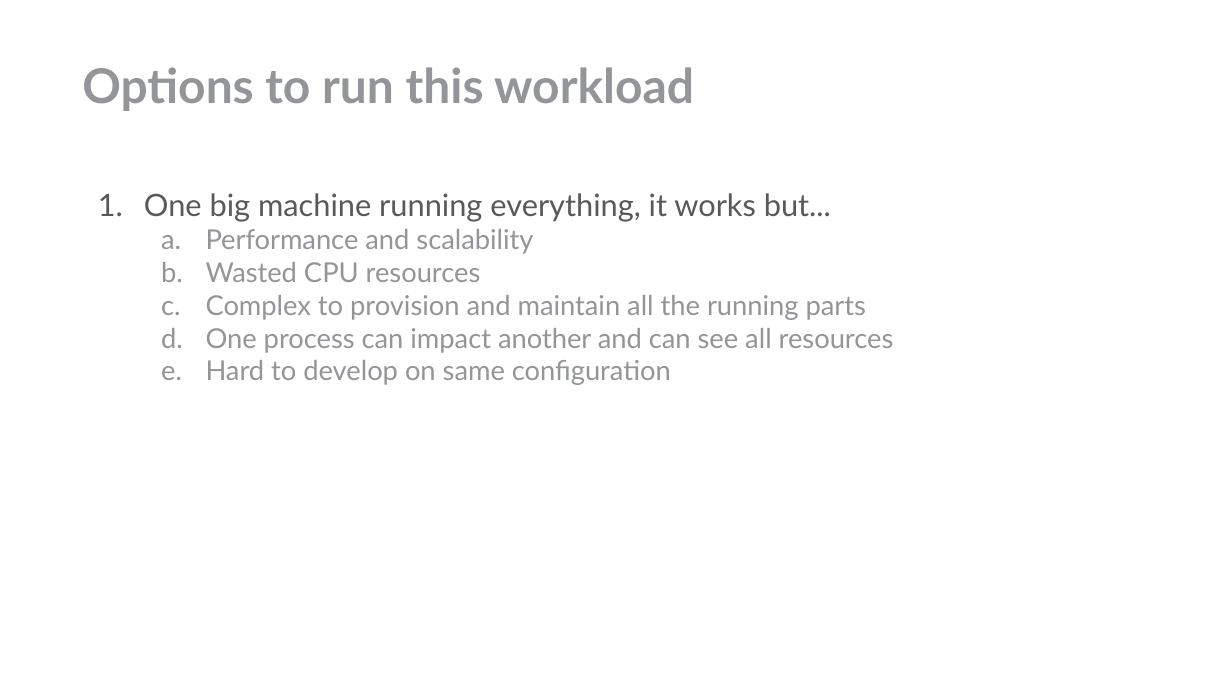
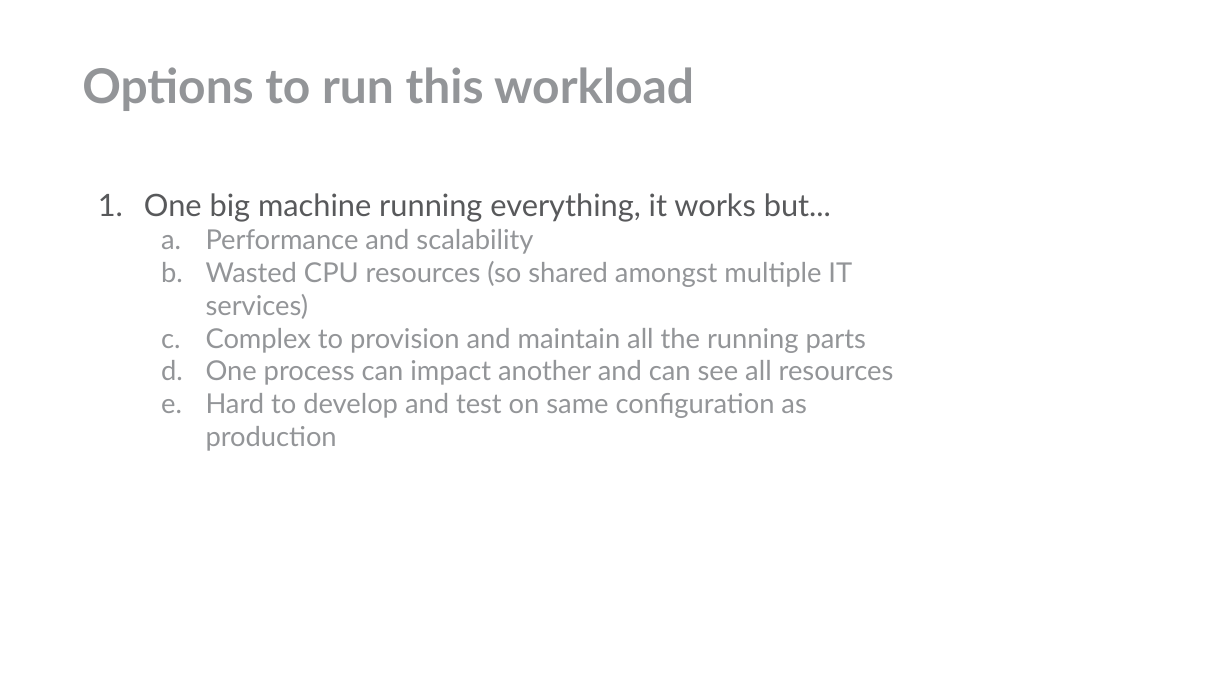
Before and after one commit to dockerfornovices/DockerSimpleDemo, a slide deck: slide 9 of novicesguidetodocker.odp (slide 7 before the commit). Drawn at 1232x693 pixels with LibreOffice and Linux fonts; fonts in the diff are those of the drawing; background and template pictures are left out. Boxes give left, top, right and bottom in pixels: in the first picture for what was removed or moved away, otherwise in the second. Text is boxed around its words. In the diff, an @@ line names an element or a change of style, - is before the commit and + after.

```diff
--- a/novicesguidetodocker.odp
+++ b/novicesguidetodocker.odp
@@ text at (x1=206, y1=261, x2=852, y2=319): text changed @@
-  b. Wasted CPU resources
+  b. Wasted CPU resources (so shared amongst multiple IT services)
@@ text at (x1=206, y1=393, x2=806, y2=451): text changed @@
-  e. Hard to develop on same configuration
+  e. Hard to develop and test on same configuration as production
```
Also in this commit, not shown: 9 other slides changed, 6 slides added, 6 other files.
